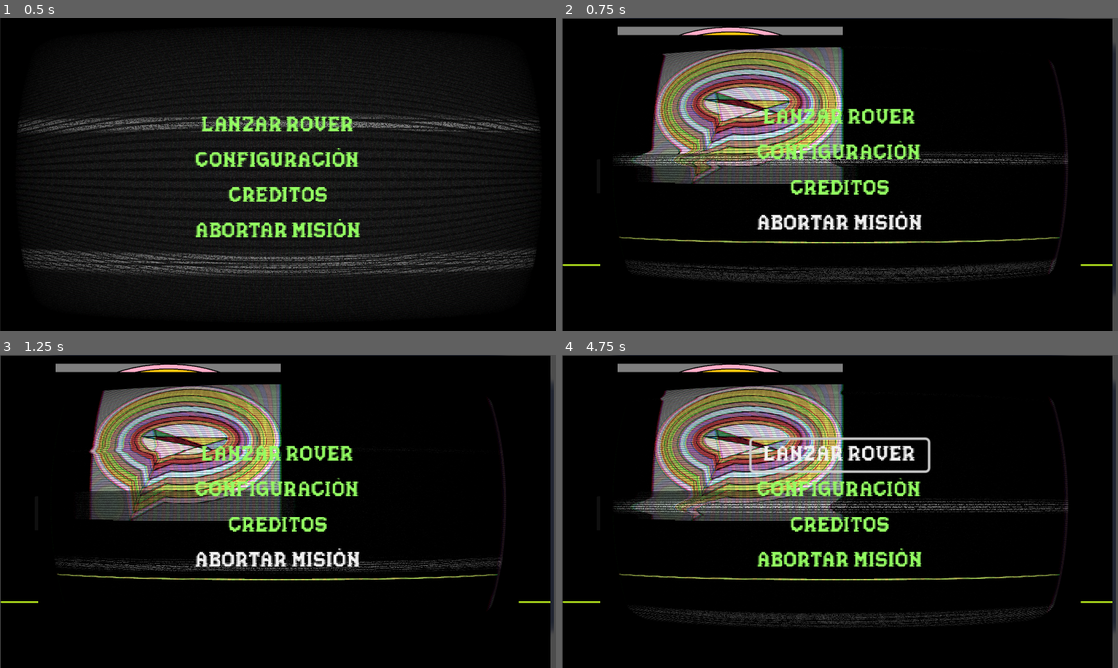
Above: before the commit, frames 1-4 (two rows, left to right).
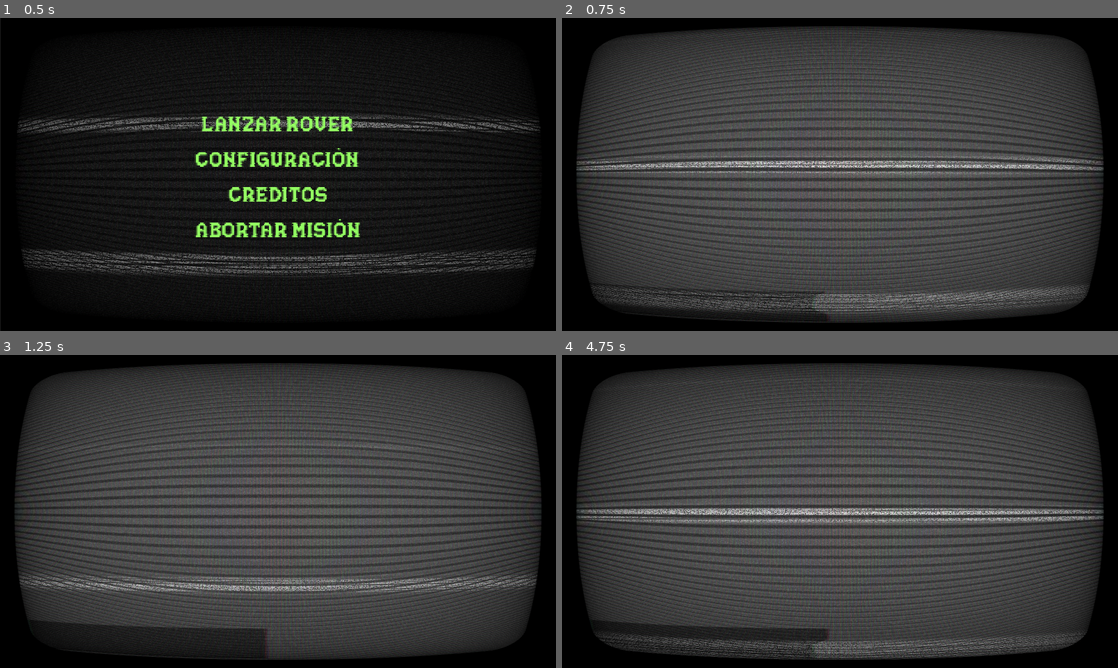
Above: after the commit, the same moments.

Repository: AngelVF26/SeviJam
Game: Godot game, scene res://Escenas/main_menu.tscn
The game is run twice, just before and just after one commit, with the same random seed, the same clock (stepped at 60 frames per second) and the same inputs. The engine's default icon, where the game draws it, is replaced by a stand-in: a white triangle on a blue panel in a dark square.
Inputs (mouse positions are in pixels of both pictures, inside the frame that each line leads up to):
- Up to frame 1 (0.5 s): no input
- Up to frame 2 (0.75 s): click "LANZAR ROVER" at 0.5 s
- Up to frame 3 (1.25 s): no input
- Up to frame 4 (4.75 s): click (840, 455) at 1.25 s, where only the run before the commit has a clickable "LANZAR ROVER"; click (840, 489) at 2 s, where only the run before the commit has a clickable "CONFIGURACIÓN"; click (840, 527) at 2.75 s, where only the run before the commit has a clickable "CREDITOS"; click (840, 561) at 3.5 s, where only the run before the commit has a clickable "ABORTAR MISIÓN"; click (840, 455) at 4.25 s, where only the run before the commit has a clickable "LANZAR ROVER"

Frame 1 is identical in both runs. In frame 2, 83% of the frame differs, in the area x 0-100%, y 0-100%; in frame 3, 83%; in frame 4, 84%.

Commit message:
Terminal script

Diff:
--- a/videojuego/Escenas/Escenario_interfaz.tscn
+++ b/videojuego/Escenas/Escenario_interfaz.tscn
@@ -1,11 +1,10 @@
-[gd_scene load_steps=8 format=3 uid="uid://c1n3qgi0rsl1l"]
+[gd_scene load_steps=7 format=3 uid="uid://c1n3qgi0rsl1l"]
 
 [ext_resource type="Texture2D" uid="uid://crslxq7jse3ss" path="res://icon.svg" id="1_4flj7"]
+[ext_resource type="Script" uid="uid://dlk1nkwtidjep" path="res://Scripts/terminal.gd" id="1_caa1v"]
 [ext_resource type="Texture2D" uid="uid://cv68i0swl8k57" path="res://Placeholders/PLACEHOLDER.png" id="1_hrt1k"]
 [ext_resource type="Texture2D" uid="uid://ctptw4uqlayhj" path="res://Placeholders/oscuridad.png" id="2_hrt1k"]
-[ext_resource type="Script" uid="uid://cot83vgepuify" path="res://Escenas/terminal.gd" id="3_caa1v"]
 [ext_resource type="Shader" uid="uid://dmn1w1hk2bo6q" path="res://Assets/Shader/CRT.gdshader" id="4_5b8ei"]
-[ext_resource type="FontFile" uid="uid://56w31xhqvaqt" path="res://Assets/Fonts/pixelmax-font/Pixelmax-vnR7A.otf" id="5_caa1v"]
 
 [sub_resource type="ShaderMaterial" id="ShaderMaterial_nj3o3"]
 resource_local_to_scene = true
@@ -33,28 +32,31 @@
 shader_parameter/vignette_opacity = 0.5
 
 [node name="Interfaz" type="Node2D"]
+script = ExtResource("1_caa1v")
 
 [node name="Icon" type="Sprite2D" parent="."]
+visible = false
 position = Vector2(958.5002, 523.50006)
 scale = Vector2(14.914064, 8.242188)
 texture = ExtResource("1_4flj7")
 
 [node name="Terminal" type="Sprite2D" parent="."]
-position = Vector2(952.0001, 541.5)
-scale = Vector2(1.2356772, 1.2465278)
+visible = false
+position = Vector2(965, 538.5)
+scale = Vector2(1.2526041, 1.2395834)
 texture = ExtResource("2_hrt1k")
-script = ExtResource("3_caa1v")
 
 [node name="ImagenExplorada" type="Sprite2D" parent="."]
+visible = false
 position = Vector2(581, 319.24997)
 scale = Vector2(0.5058594, 0.6684028)
 texture = ExtResource("1_hrt1k")
 
 [node name="TerminalComandos" type="TextEdit" parent="."]
-offset_left = 120.0
-offset_top = 488.0
-offset_right = 1029.0
-offset_bottom = 607.0
+offset_left = 11.0
+offset_top = 953.0
+offset_right = 920.0
+offset_bottom = 1072.0
 
 [node name="InformacionComandos" type="Label" parent="."]
 offset_left = 119.0
@@ -64,56 +66,6 @@
 
 [node name="ColorRect" type="ColorRect" parent="."]
 material = SubResource("ShaderMaterial_nj3o3")
-offset_left = 132.0
-offset_top = 59.0
-offset_right = 1791.0
-offset_bottom = 969.0
+offset_right = 1920.0
+offset_bottom = 1080.0
 color = Color(0, 0, 0, 1)
-
-[node name="GridContainer" type="GridContainer" parent="ColorRect"]
-layout_mode = 1
-anchors_preset = 8
-anchor_left = 0.5
-anchor_top = 0.5
-anchor_right = 0.5
-anchor_bottom = 0.5
-offset_left = -75.00006
-offset_top = -44.00003
-offset_right = 68.0
-offset_bottom = 68.0
-grow_horizontal = 2
-grow_vertical = 2
-scale = Vector2(4.2547836, 4.2091584)
-pivot_offset = Vector2(71.14159, 55.236492)
-
-[node name="LanzarRover" type="Button" parent="ColorRect/GridContainer"]
-texture_filter = 1
-layout_mode = 2
-theme_override_colors/font_color = Color(0.57852244, 0.99999994, 0.3850331, 1)
-theme_override_fonts/font = ExtResource("5_caa1v")
-text = "LANZAR ROVER"
-flat = true
-
-[node name="Configuracion" type="Button" parent="ColorRect/GridContainer"]
-texture_filter = 1
-layout_mode = 2
-theme_override_colors/font_color = Color(0.5803922, 1, 0.38431373, 1)
-theme_override_fonts/font = ExtResource("5_caa1v")
-text = "CONFIGURACIÓN"
-flat = true
-
-[node name="Creditos" type="Button" parent="ColorRect/GridContainer"]
-texture_filter = 1
-layout_mode = 2
-theme_override_colors/font_color = Color(0.5803922, 1, 0.38431373, 1)
-theme_override_fonts/font = ExtResource("5_caa1v")
-text = "CREDITOS"
-flat = true
-
-[node name="AbortarMision" type="Button" parent="ColorRect/GridContainer"]
-texture_filter = 1
-layout_mode = 2
-theme_override_colors/font_color = Color(0.5803922, 1, 0.38431373, 1)
-theme_override_fonts/font = ExtResource("5_caa1v")
-text = "ABORTAR MISIÓN"
-flat = true
--- /dev/null
+++ b/videojuego/Scripts/terminal.gd
@@ -0,0 +1,11 @@
+extends Node2D
+
+
+# Called when the node enters the scene tree for the first time.
+func _ready() -> void:
+	pass # Replace with function body.
+
+
+# Called every frame. 'delta' is the elapsed time since the previous frame.
+func _process(delta: float) -> void:
+	pass
Not shown, added: videojuego/Scripts/terminal.gd.uid
